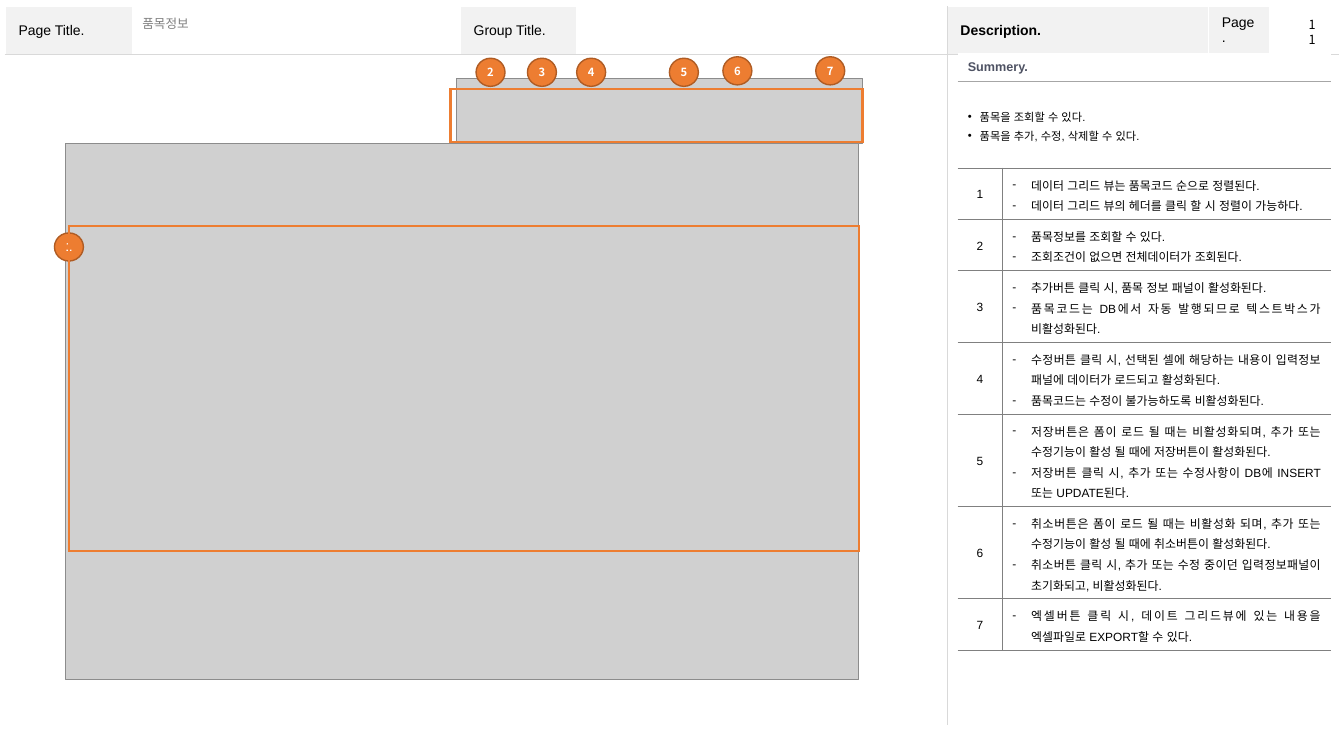
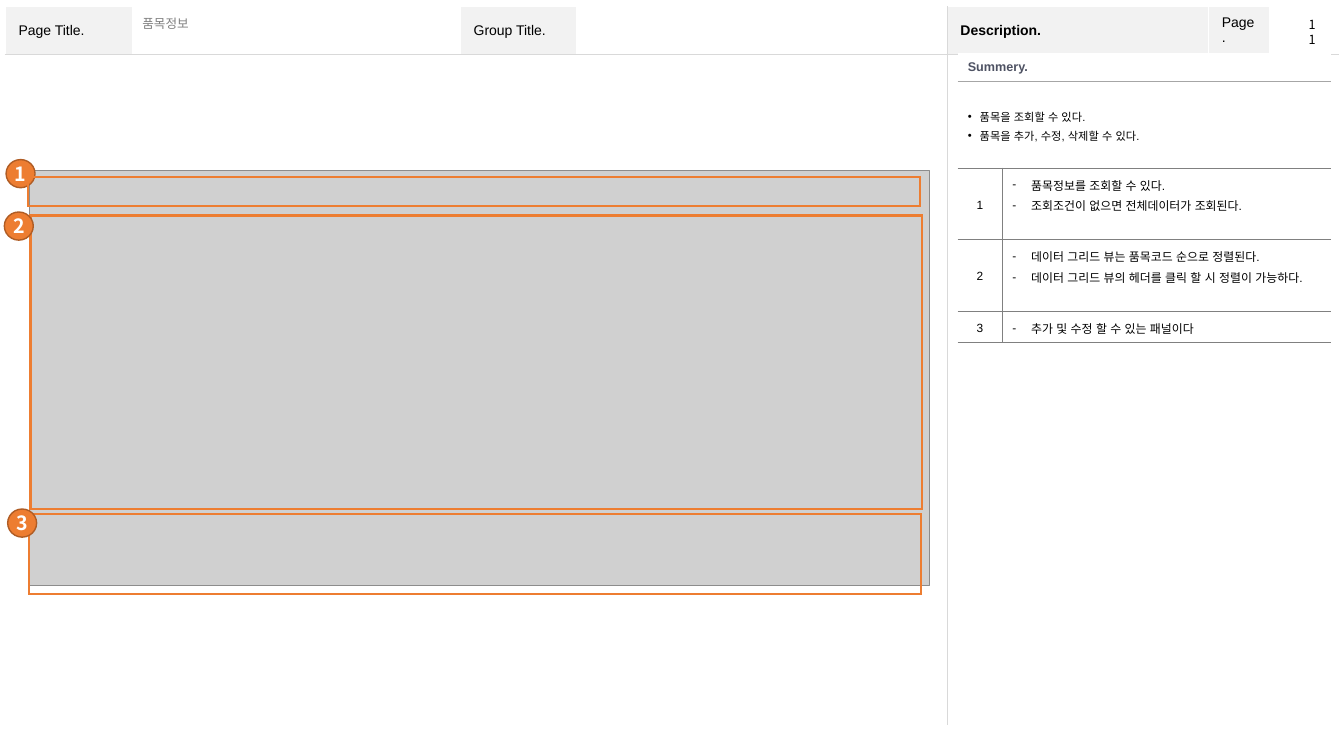
Before and after one commit to YJY1512/GoodeeTeamProject2, a slide deck: slide 11 of Team2 화면설계서.pptx. Drawn at 1344x756 pixels with LibreOffice and Linux fonts; fonts in the diff are those of the drawing; grey boxes stand for pictures. Boxes give left, top, right and bottom in pixels: in the first picture for what was removed or moved away, otherwise in the second. Text is boxed around its words. In the diff, an @@ line names an element or a change of style, - is before the commit and + after.

```diff
--- a/Team2 화면설계서.pptx
+++ b/Team2 화면설계서.pptx
@@ ellipse removed at bbox=[577, 58, 606, 87] @@
-4
@@ ellipse removed at bbox=[669, 58, 699, 87] @@
-5
@@ ellipse removed at bbox=[723, 56, 752, 85] @@
-6
@@ ellipse removed at bbox=[816, 56, 845, 85] @@
-7
@@ table at bbox=[958, 52, 1331, 338] @@
-row 3: 1 | 데이터 그리드 뷰는 품목코드 순으로 정렬된다. / 데이터 그리드 뷰의 헤더를 클릭 할 시 정렬이 가능하다.
-row 4: 2 | 품목정보를 조회할 수 있다. / 조회조건이 없으면 전체데이터가 조회된다.
-row 5: 3 | 추가버튼 클릭 시, 품목 정보 패널이 활성화된다. / 품목코드는 DB에서 자동 발행되므로 텍스트박스가 비활성화된다.
-row 6: 4 | 수정버튼 클릭 시, 선택된 셀에 해당하는 내용이 입력정보 패널에 데이터가 로드되고 활성화된다. / 품목코드는 수정이 불가능하도록 비활성화된다.
-row 7: 5 | 저장버튼은 폼이 로드 될 때는 비활성화되며, 추가 또는 수정기능이 활성 될 때에 저장버튼이 활성화된다. / 저장버튼 클릭 시, 추가 또는 수정사항이 DB에 INSERT 또는 UPDATE된다.
-row 8: 6 | 취소버튼은 폼이 로드 될 때는 비활성화 되며, 추가 또는 수정기능이 활성 될 때에 취소버튼이 활성화된다. / 취소버튼 클릭 시, 추가 또는 수정 중이던 입력정보패널이 초기화되고, 비활성화된다.
-row 9: 7 | 엑셀버튼 클릭 시, 데이트 그리드뷰에 있는 내용을 엑셀파일로 EXPORT할 수 있다.
+row 3: 1 | 품목정보를 조회할 수 있다. / 조회조건이 없으면 전체데이터가 조회된다.
+row 4: 2 | 데이터 그리드 뷰는 품목코드 순으로 정렬된다. / 데이터 그리드 뷰의 헤더를 클릭 할 시 정렬이 가능하다.
+row 5: 3 | 추가 및 수정 할 수 있는 패널이다
@@ picture removed at bbox=[457, 79, 863, 144] @@
@@ rectangle removed at bbox=[451, 90, 863, 142] @@
@@ ellipse "1": place and size @@
-ellipse "1" at bbox=[54, 233, 84, 261]
+ellipse "1" at bbox=[6, 159, 35, 188]
@@ rectangle added at bbox=[28, 177, 921, 207], outline #ED7D31 1.5 pt @@
@@ picture: place and size @@
-picture at bbox=[66, 143, 859, 680]
+picture at bbox=[29, 170, 930, 586]
@@ ellipse "2": place and size @@
-ellipse "2" at bbox=[476, 58, 505, 87]
+ellipse "2" at bbox=[4, 212, 33, 240]
@@ rectangle: place and size @@
-rectangle at bbox=[69, 226, 859, 552]
+rectangle at bbox=[30, 216, 923, 509]
@@ size 8 to 14 pt in 3 elements at bbox=[6, 159, 35, 188], bbox=[4, 212, 33, 240], bbox=[8, 509, 37, 537] @@
@@ ellipse "3": place and size @@
-ellipse "3" at bbox=[527, 58, 557, 87]
+ellipse "3" at bbox=[8, 509, 37, 537]
@@ rectangle added at bbox=[29, 514, 922, 594], outline #ED7D31 1.5 pt @@
```
Also in this commit, not shown: 11 other slides changed, 1 slide added, 1 slide removed, 8 other files.
